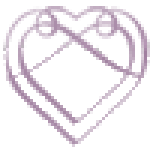
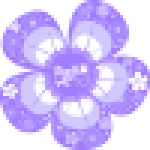
Comparing the layer stacks of the two 150px x 150px images. Changes:
painted on "图层 1" over [0, 0, 150, 150]
showed "背景" over [0, 0, 150, 150]
